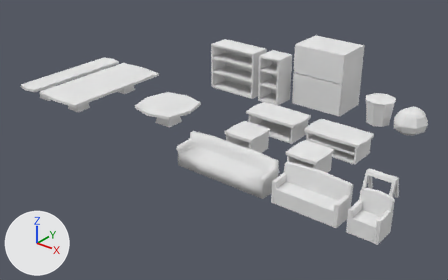
The Blender file resources/data/furniture.blend as it was, and as the next commit left it.
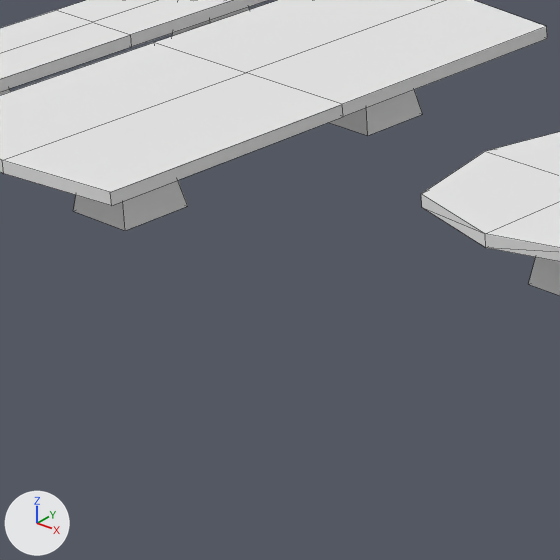
Old and new are each drawn whole from a 50 mm lens placed at (12.18, -12.51, 7.8), pointed at (1.68, 0.61, -0.33) and again close up on the part from 12% to 36% of the width and 24% to 63% of the height. Arrows for +X, +Y and +Z are at lower left; the lights stay in place. The close-ups show mesh edges as thin lines.

Objects in the first close-up: 'coffeeTable', 'consoleTable', 'diningTable'.
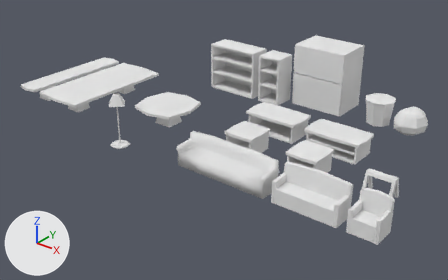
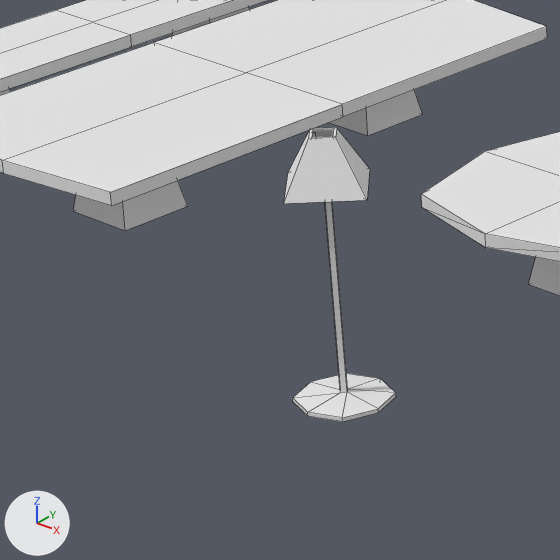
Pixel boxes [x1, y1, x2, y2] of what changed, in the close-ups (560 x 560 px):
'lamp01', added: after [284, 128, 396, 422]

The change, as a list of edits to the scene's bpy script:
```text
Add me_lamp01:
    me_lamp01.from_pydata(...)  # 58 vertices, 56 faces; spans x -0.3..0.3, y -0.3..0.3, z 0.0..1.55
    me_lamp01.materials.append(mat_material)  # white #e7e7e7
Add ob_lamp01:
    ob_lamp01 = bpy.data.objects.new('lamp01', me_lamp01)
    ob_lamp01.location = (0.0, -2.0, 0.0)
```
